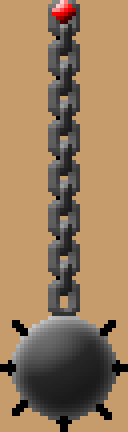
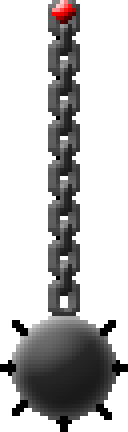
Layered file, before and after one edit (w=128, h=432). Changes by layer:
hid "bg (hide me)" over [left=0, top=0, right=128, bottom=432]
